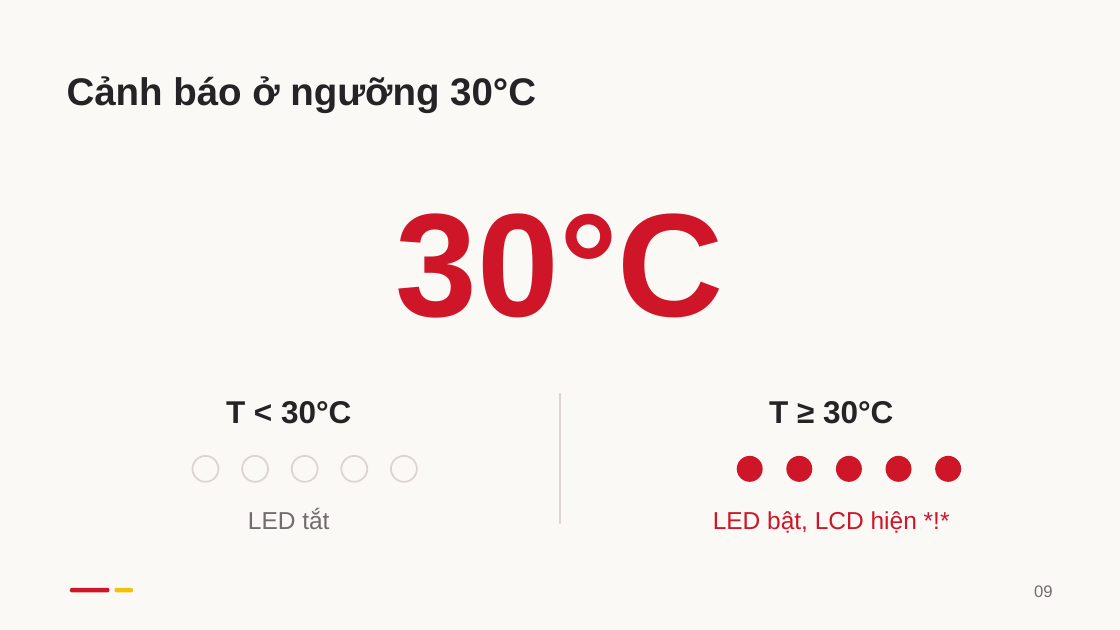
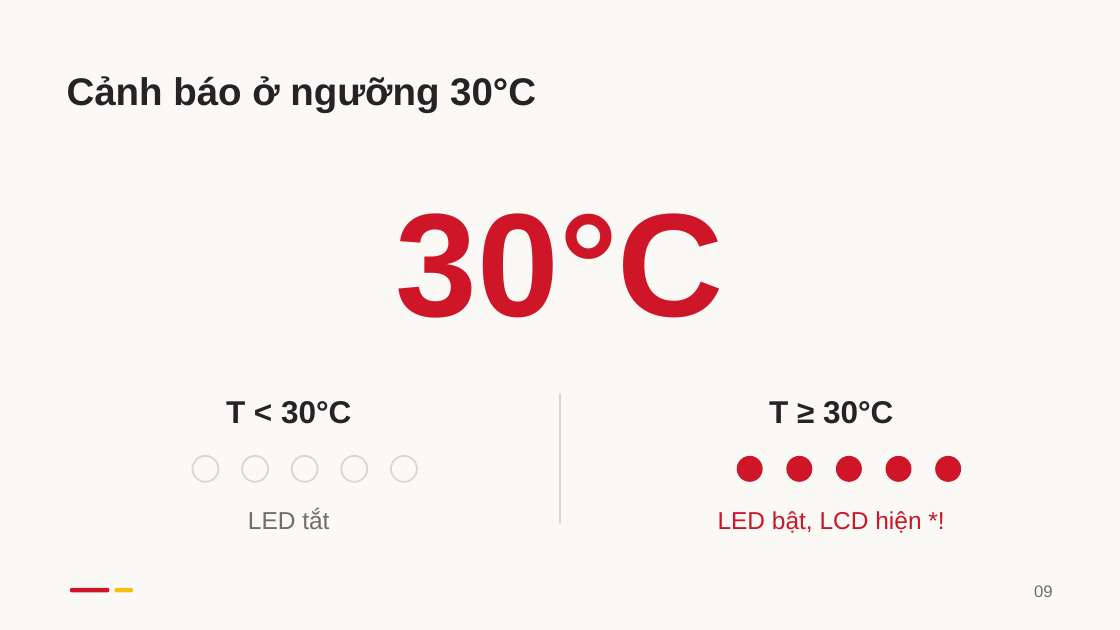
Before and after one commit to kudohieu1209/ET1-DA2, a slide deck: slide 9 of docs/report/slides/DA2_Bao_cao_HUST.pptx. Drawn at 1120x630 pixels with LibreOffice and Linux fonts; fonts in the diff are those of the drawing. Boxes give left, top, right and bottom in pixels: in the first picture for what was removed or moved away, otherwise in the second. Text is boxed around its words. In the diff, an @@ line names an element or a change of style, - is before the commit and + after.

```diff
--- a/docs/report/slides/DA2_Bao_cao_HUST.pptx
+++ b/docs/report/slides/DA2_Bao_cao_HUST.pptx
@@ text at (718, 511, 921, 533): text changed @@
-LED bật, LCD hiện *!*
+LED bật, LCD hiện *!
```
Also in this commit, not shown: 8 other slides changed, 4 slides added, 7 slides removed, 7 other files.
